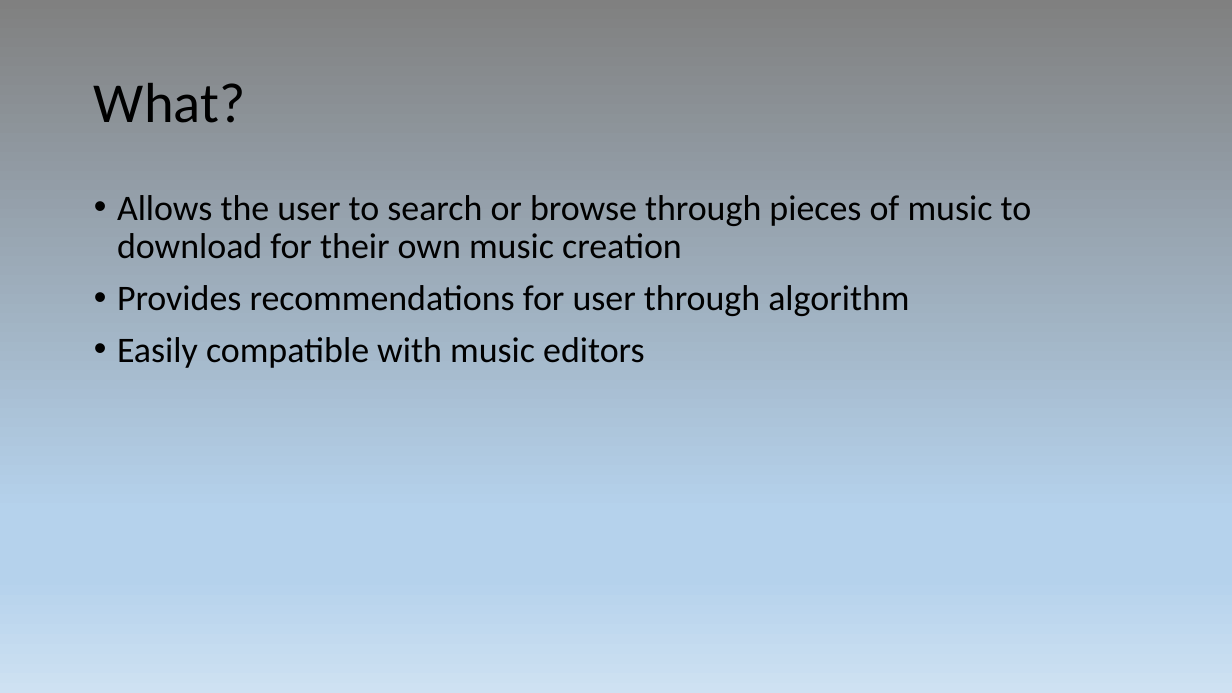
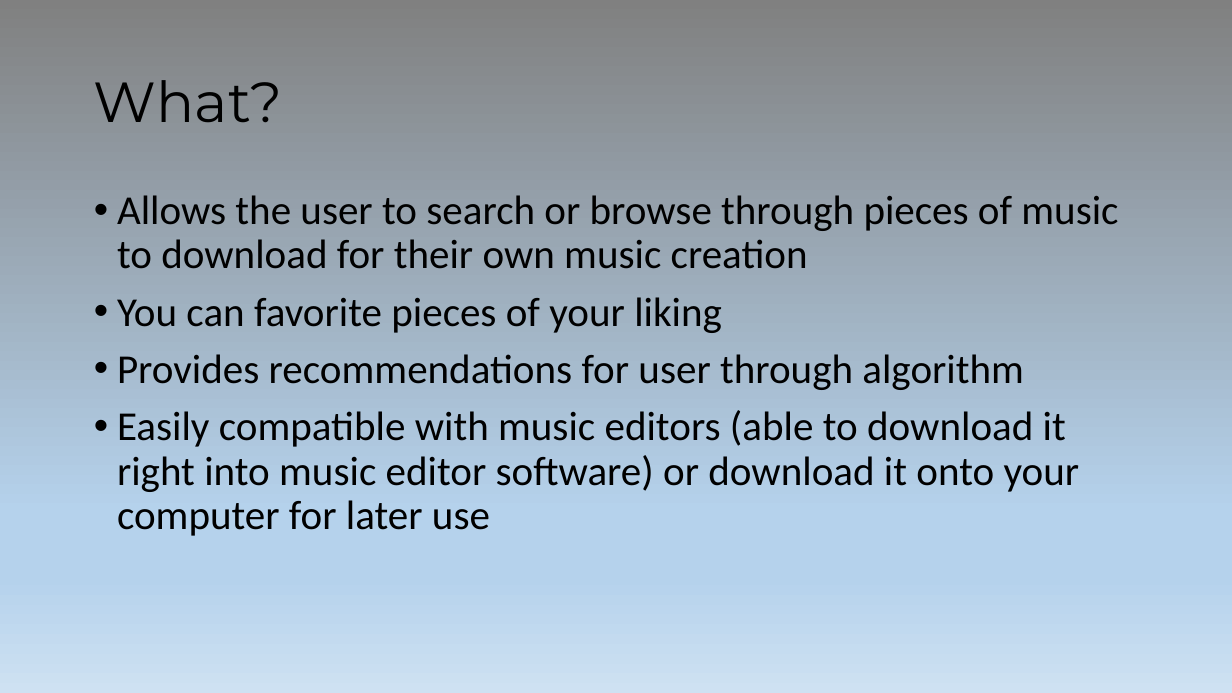
Before and after one commit to ehower/PARS, a slide deck: slide 3 of PARS.pptx. Drawn at 1232x693 pixels with LibreOffice and Linux fonts; fonts in the diff are those of the drawing. Boxes give left, top, right and bottom in pixels: in the first picture for what was removed or moved away, otherwise in the second. Text is boxed around its words. In the diff, an @@ line names an element or a change of style, - is before the commit and + after.

```diff
--- a/PARS.pptx
+++ b/PARS.pptx
@@ title "What?" at [94,80,282,122]: font Calibri to Montserrat @@
@@ text at [117,195,1118,390]: size 28 to 32 pt in "Allows the user to search or browse ...", "Provides recommendations for user through algorithm" @@
@@ text at [117,297,722,333]: paragraph added @@
+• You can favorite pieces of your liking
@@ text at [117,410,1080,536]: text changed; size 28 to 32 pt @@
-• Easily compatible with music editors
+• Easily compatible with music editors (able to download it right into music editor software) or download it onto your computer for later use
```
Also in this commit, not shown: 3 other slides changed.
